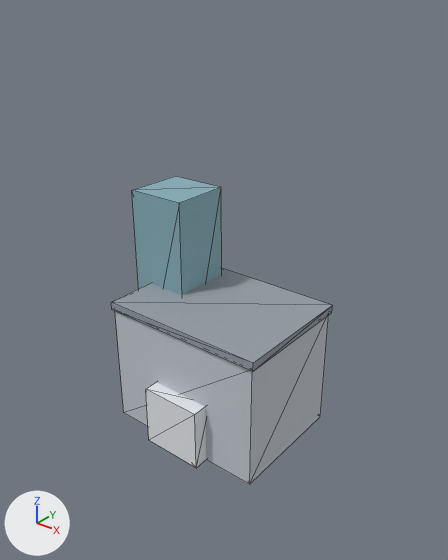
Renders of the glTF model frontend/public/ar/course/woosong/building.glb from each side of a commit.
Before and after are seen from a 50 mm lens placed at (16.0, -19.8, 20.0), pointed at (0.4, -0.3, 7.9). The axes (+X, +Y, +Z) are drawn at lower left. The lights are the same throughout. The older version comes first. Mesh edges are drawn as thin lines. Vertices at exactly the same position are counted once.
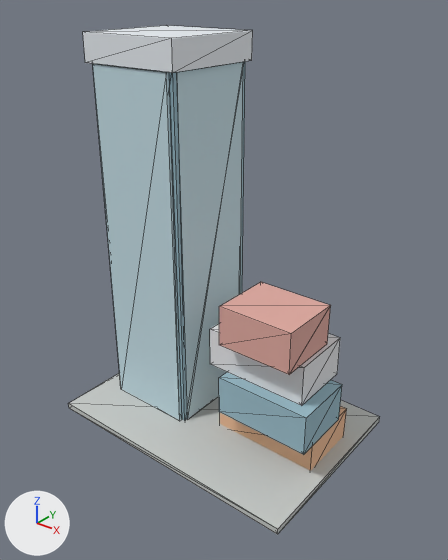
Changed parts and their boxes (x1, y1, x2, y2) in the pictures (448 x 560 px):
'Mesh_0', reshaped (40% wider, 65% taller)
    before: (111, 176, 333, 484)
    after: (68, 26, 380, 534)
part 1 of me_mesh_0, added
    after: (68, 373, 380, 534)
part 2 of me_mesh_0, added (mostly hidden)
    after: (92, 62, 245, 421)
part 3 of me_mesh_0, added (pale blue)
    after: (93, 64, 182, 420)
part 4 of me_mesh_0, added (pale blue)
    after: (176, 62, 243, 419)
part 5 of me_mesh_0, added
    after: (83, 26, 253, 73)
part 6 of me_mesh_0, added (beige)
    after: (220, 406, 346, 471)
part 7 of me_mesh_0, added
    after: (219, 372, 342, 455)
part 8 of me_mesh_0, added
    after: (210, 324, 340, 406)
part 9 of me_mesh_0, added (pink)
    after: (219, 282, 331, 375)
part 10 of me_mesh_0, deleted
    before: (115, 311, 329, 484)
part 11 of me_mesh_0, deleted (cyan)
    before: (132, 176, 222, 295)
part 12 of me_mesh_0, deleted
    before: (146, 382, 206, 468)
part 13 of me_mesh_0, deleted
    before: (111, 268, 333, 372)

What the commit changed:
Material '0.85,0.5,0.3' (mat_0_85_0_5_0_3) is new.
Its base color is (0.85, 0.5, 0.3) (beige #edbc95).
Its roughness is 0.85.
Material '0.8,0.84,0.88' (mat_0_8_0_84_0_88) is new.
Its base color is (0.8, 0.84, 0.88) (white #e7ecf1).
Its roughness is 0.85.
Material '0.75,0.4,0.35' (mat_0_75_0_4_0_35) is new.
Its base color is (0.75, 0.4, 0.35) (pink #e1aaa0).
Its roughness is 0.85.
Material '0.55,0.72,0.78' (mat_0_55_0_72_0_78) is new.
Its base color is (0.55, 0.72, 0.78) (pale blue #c4dde5).
Its roughness is 0.85.
Material '0.32,0.5,0.58' (mat_0_32_0_5_0_58) is new.
Its base color is (0.32, 0.5, 0.58) (greyish cyan #99bcc8).
Its roughness is 0.85.
Material '0.8,0.8,0.82' (mat_0_8_0_8_0_82) is new.
Its base color is (0.8, 0.8, 0.82) (white #e7e7ea).
Its roughness is 0.85.
Material '0.58,0.6,0.58' (mat_0_58_0_6_0_58) is new.
Its base color is (0.58, 0.6, 0.58) (light grey #c8cbc8).
Its roughness is 0.85.
me_mesh_0 is used by ob_mesh_0; location (0.0, 0.0, 0.0).
me_mesh_0 had 32 vertices, 48 faces and spanned x -5.0..4.1, y -3.7..3.1, z 0.0..11.0.
me_mesh_0 no longer uses material mat_0_55_0_59_0_64 (light grey #c4cad1).
me_mesh_0 no longer uses material mat_0_24_0_42_0_48 (cyan #86adb8).
me_mesh_0 no longer uses material mat_0_8_0_82_0_85 (white #e7eaed).
me_mesh_0 no longer uses material mat_0_3_0_34_0_38 (grey #959ea6).
me_mesh_0 now has 72 vertices, 108 faces and spans x -6.5..6.5, y -4.5..4.5, z 0.0..18.0.
me_mesh_0 part 1: a new loose piece, a box spanning x -6.5..6.5, y -4.5..4.5, z 0.0..0.3, in mat_0_58_0_6_0_58 (light grey #c8cbc8).
me_mesh_0 part 2: a new loose piece, a box spanning x -5.5..-0.9, y -1.8..2.8, z 0.0..17.0, in mat_0_32_0_5_0_58 (greyish cyan #99bcc8).
me_mesh_0 part 3: a new loose piece, a box spanning x -5.3..-1.1, y -1.94..-1.76, z 0.25..16.75, in mat_0_55_0_72_0_78 (pale blue #c4dde5).
me_mesh_0 part 4: a new loose piece, a box spanning x -1.04..-0.86, y -1.6..2.6, z 0.25..16.75, in mat_0_55_0_72_0_78 (pale blue #c4dde5).
me_mesh_0 part 5: a new loose piece, a box spanning x -5.7..-0.7, y -2.0..3.0, z 16.8..18.0, in mat_0_8_0_84_0_88 (white #e7ecf1).
me_mesh_0 part 6: a new loose piece, a box spanning x 0.6..5.8, y -0.9..2.1, z 0.0..1.9, in mat_0_85_0_5_0_3 (beige #edbc95).
me_mesh_0 part 7: a new loose piece, a box spanning x 1.3..5.9, y -1.8..1.2, z 1.9..3.8, in mat_0_32_0_5_0_58 (greyish cyan #99bcc8).
me_mesh_0 part 8: a new loose piece, a box spanning x 0.3..5.3, y -1.2..1.8, z 3.8..5.7, in mat_0_8_0_8_0_82 (white #e7e7ea).
me_mesh_0 part 9: a new loose piece, a box spanning x 1.5..5.1, y -2.0..1.0, z 5.7..7.6, in mat_0_75_0_4_0_35 (pink #e1aaa0).
me_mesh_0 part 10: the loose piece of 8 vertices spanning x -4.0..4.0, y -3.0..3.0, z 0.0..6.0 is deleted.
me_mesh_0 part 11: the loose piece of 8 vertices spanning x -5.0..-2.0, y -0.5..2.5, z 0.0..11.0 is deleted.
me_mesh_0 part 12: the loose piece of 8 vertices spanning x -1.5..1.5, y -3.7..-2.7, z 0.0..3.0 is deleted.
me_mesh_0 part 13: the loose piece of 8 vertices spanning x -4.1..4.1, y -3.1..3.1, z 6.0..6.4 is deleted.
me_mesh_0 gains material mat_0_58_0_6_0_58 (light grey #c8cbc8).
me_mesh_0 gains material mat_0_32_0_5_0_58 (greyish cyan #99bcc8).
me_mesh_0 gains material mat_0_55_0_72_0_78 (pale blue #c4dde5).
me_mesh_0 gains material mat_0_8_0_84_0_88 (white #e7ecf1).
me_mesh_0 gains material mat_0_85_0_5_0_3 (beige #edbc95).
me_mesh_0 gains material mat_0_8_0_8_0_82 (white #e7e7ea).
me_mesh_0 gains material mat_0_75_0_4_0_35 (pink #e1aaa0).
